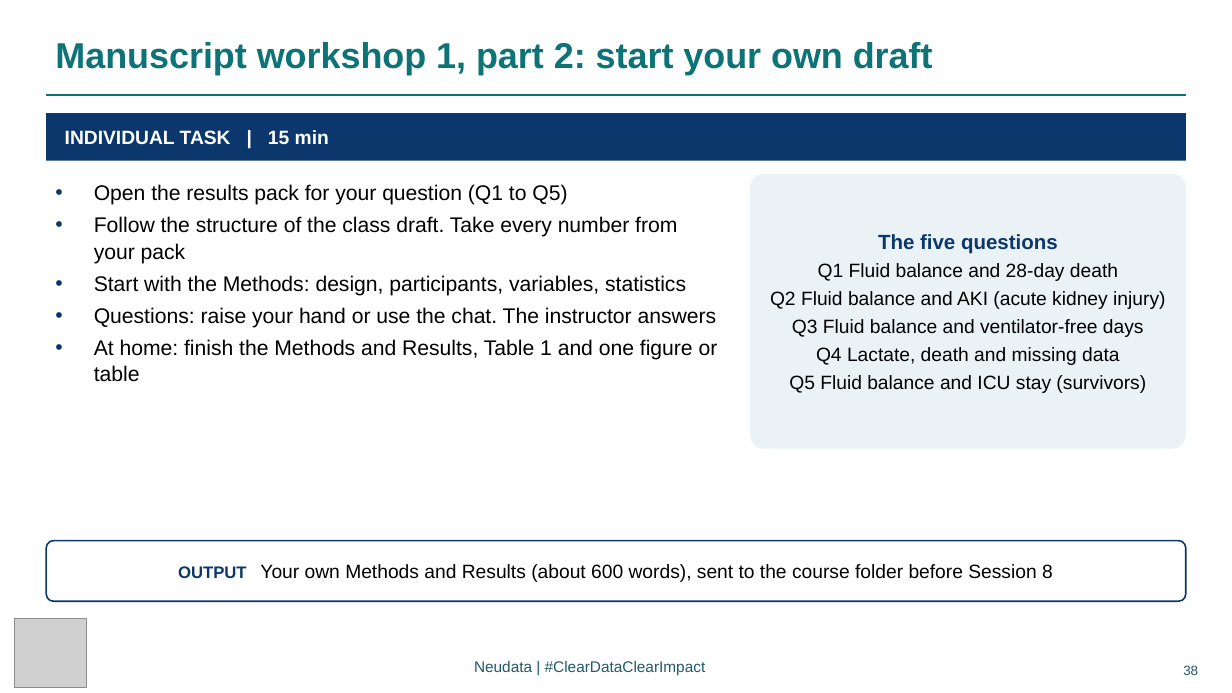
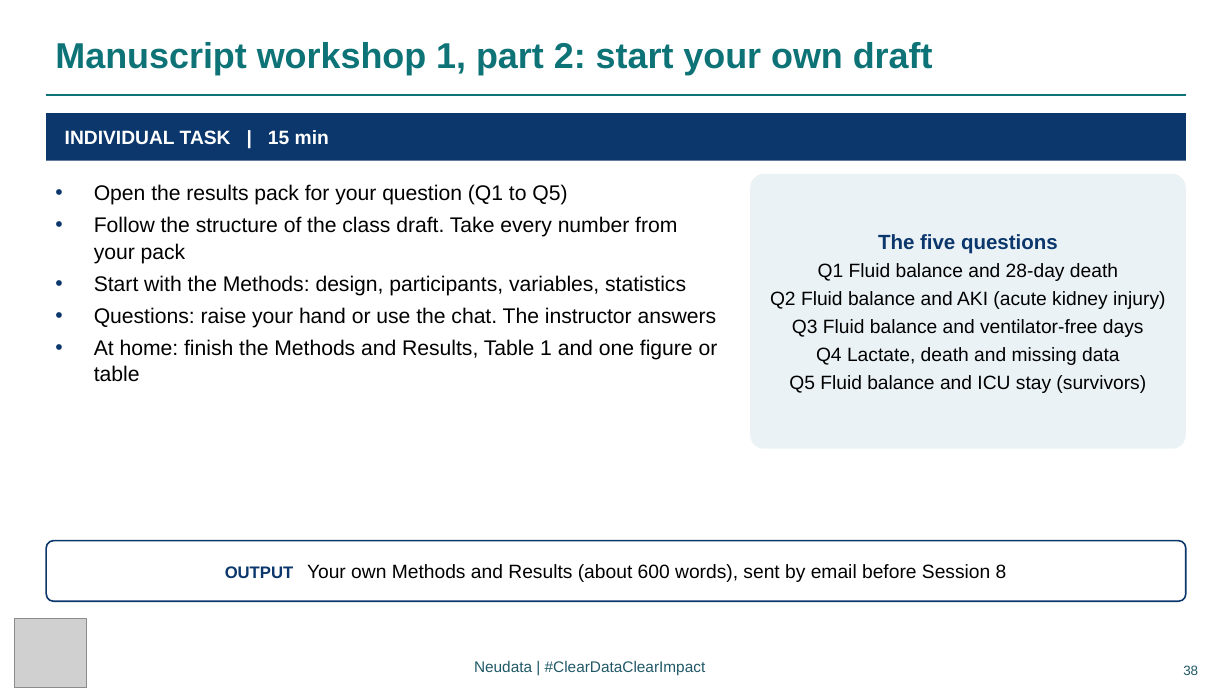
Before and after one commit to neu-data/FoundationsofClinicalResearch, a slide deck: slide 38 of en/files/slides/Session_7_EN.pptx. Drawn at 1232x693 pixels with LibreOffice and Linux fonts; fonts in the diff are those of the drawing; grey boxes stand for pictures. Boxes give left, top, right and bottom in pixels: in the first picture for what was removed or moved away, otherwise in the second. Text is boxed around its words. In the diff, an @@ line names an element or a change of style, - is before the commit and + after.

```diff
--- a/en/files/slides/Session_7_EN.pptx
+++ b/en/files/slides/Session_7_EN.pptx
@@ text in rounded rectangle at (x1=225, y1=564, x2=1007, y2=582): text changed @@
-OUTPUT Your own Methods and Results (about 600 words), sent to the course folder before Session 8
+OUTPUT Your own Methods and Results (about 600 words), sent by email before Session 8
```
Also in this commit, not shown: 1 other slide changed, 41 other files.
